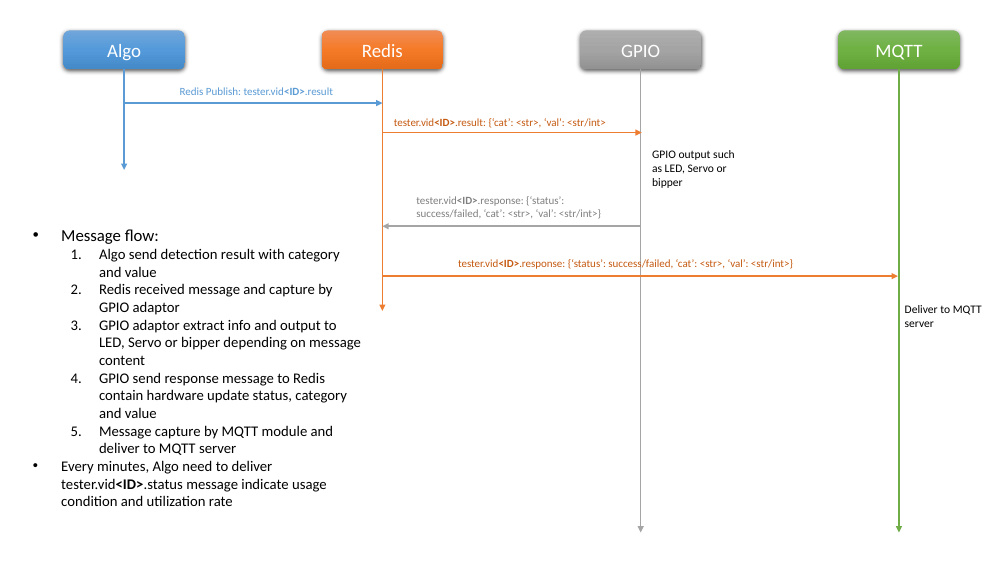
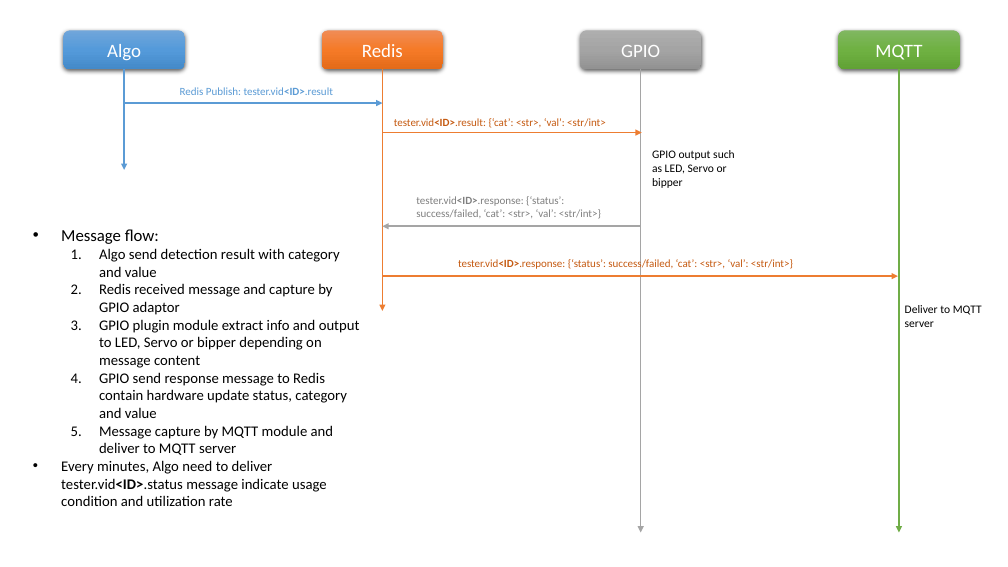
Before and after one commit to chengks99/testerSoftware, a slide deck: slide 2 of documents/SystemFlow.pptx. Drawn at 1008x567 pixels with LibreOffice and Linux fonts; fonts in the diff are those of the drawing. Boxes give left, top, right and bottom in pixels: in the first picture for what was removed or moved away, otherwise in the second. Text is boxed around its words. In the diff, an @@ line names an element or a change of style, - is before the commit and + after.

```diff
--- a/documents/SystemFlow.pptx
+++ b/documents/SystemFlow.pptx
@@ text at box(99, 319, 360, 368): text changed @@
-  3. GPIO adaptor extract info and output to LED, Servo or bipper depending on message content
+  3. GPIO plugin module extract info and output to LED, Servo or bipper depending on message content
```
Also in this commit, not shown: 4 other files.
